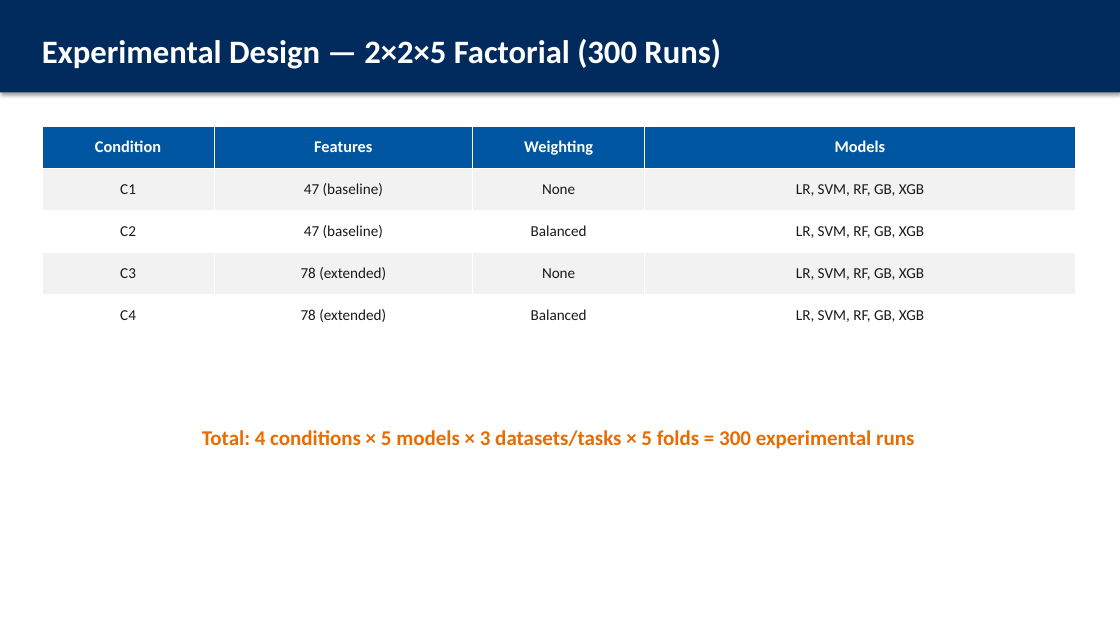
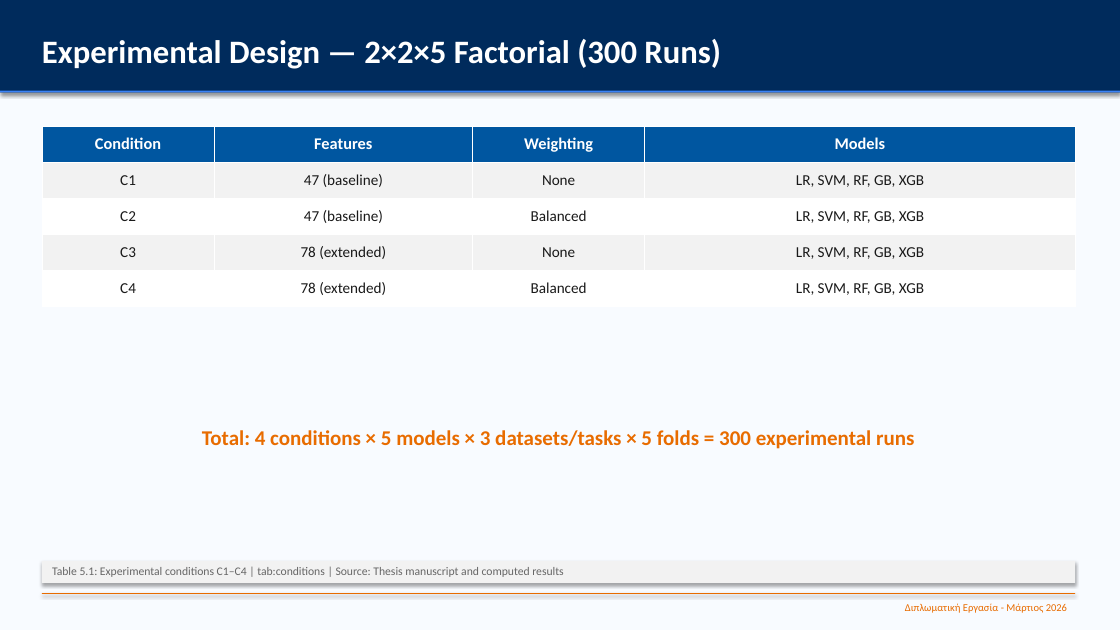
Before and after one commit to christos97/parkinsons-voice-classification, a slide deck: slide 14 of outputs/thesis_defense_presentation.pptx. Drawn at 1120x630 pixels with LibreOffice and Linux fonts; fonts in the diff are those of the drawing. Boxes give left, top, right and bottom in pixels: in the first picture for what was removed or moved away, otherwise in the second. Text is boxed around its words. In the diff, an @@ line names an element or a change of style, - is before the commit and + after.

```diff
--- a/outputs/thesis_defense_presentation.pptx
+++ b/outputs/thesis_defense_presentation.pptx
@@ background #FFFFFF to #F8FBFF @@
@@ rectangle added at (0,91,1120,92), fill #3B82F6 @@
@@ table: place and size @@
-table at (42,126,1075,336)
+table at (42,126,1075,307)
@@ rectangle added at (42,561,1075,583), fill #F2F2F2, 10 pt, text #666666 @@
+Table 5.1: Experimental conditions C1–C4 | tab:conditions | Source: Thesis manuscript and computed results
@@ rectangle added at (42,593,1075,594), fill #E86C00 @@
@@ text added at (905,603,1067,613), 9 pt, text #E86C00 @@
+Διπλωματική Εργασία - Μάρτιος 2026
```
Also in this commit, not shown: 29 other slides changed, 48 other files.
